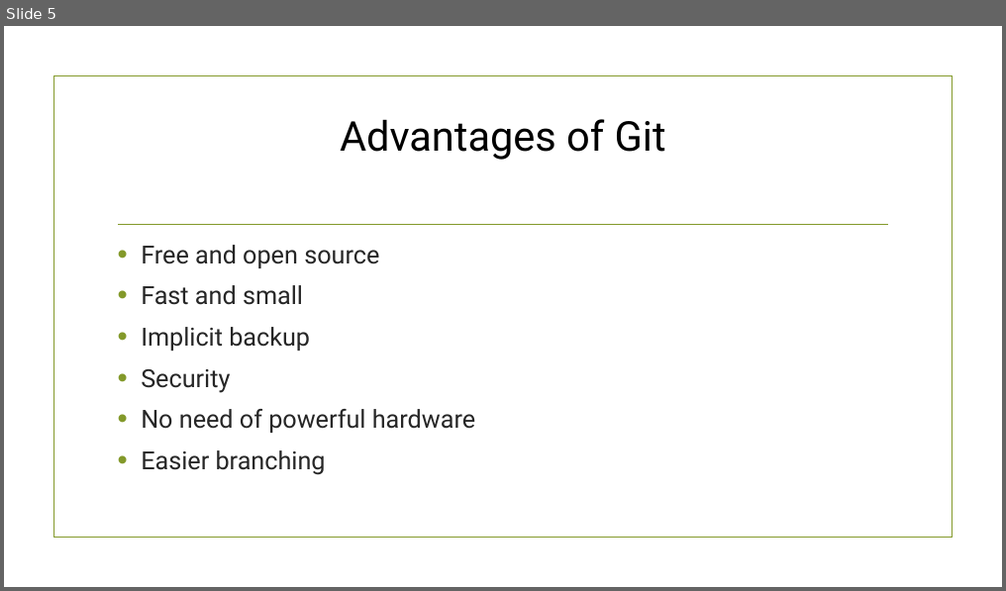
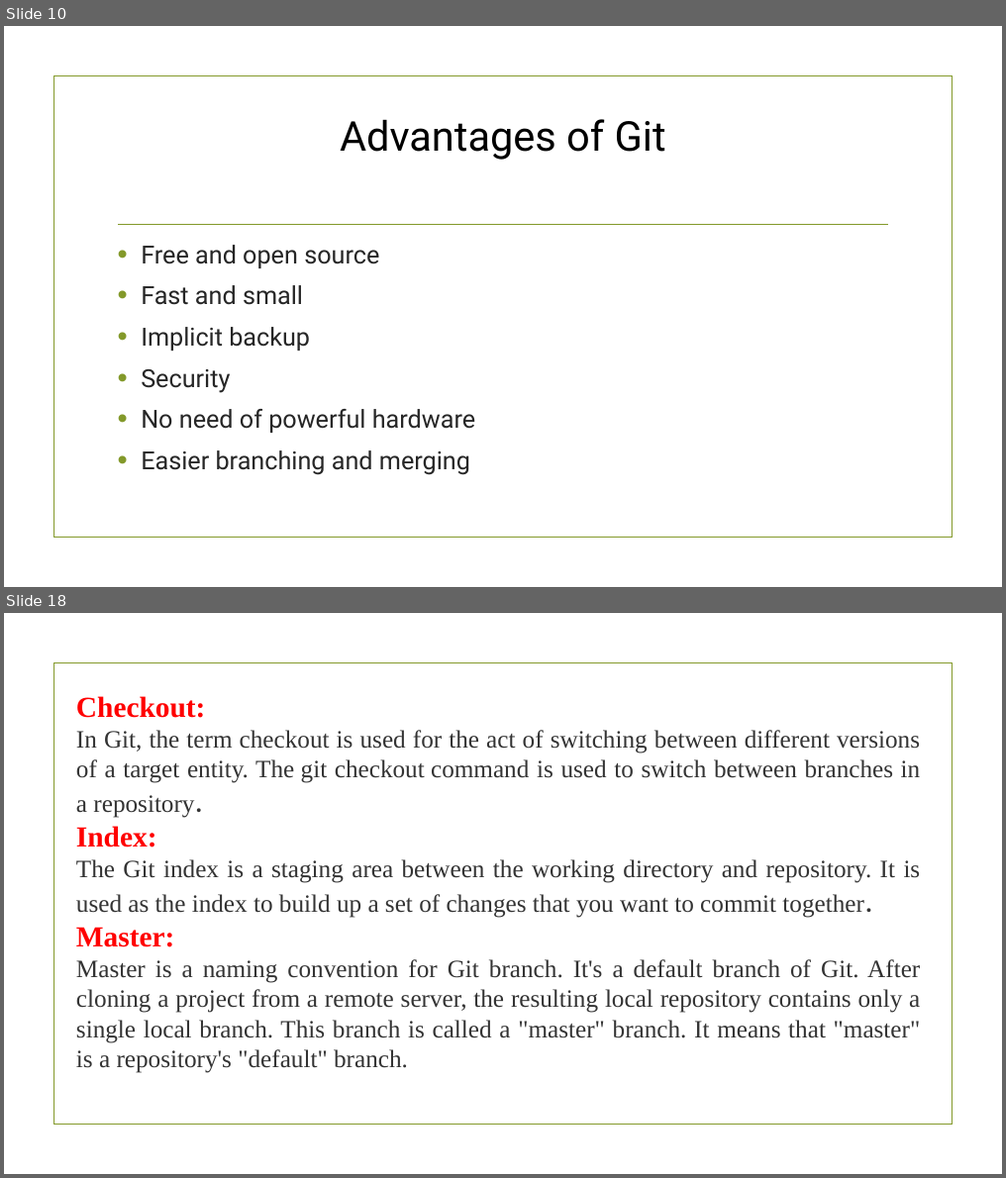
Before and after one commit to amishagupta-11/LearnGit, a slide deck: git.pptx. Shown one above the other, each under a label of ours: slide 5 before the commit, slides 10 and 18 after it; the slides between them are not shown. The pictures are 1006x591 and 1006x1178 pixels, drawn with LibreOffice and Linux fonts; fonts in the diff are those of the drawing; background and template pictures are left out. Boxes give left, top, right and bottom in pixels: in the first picture for what was removed or moved away, otherwise in the second. Text is boxed around its words. In the diff, an @@ line names an element or a change of style, - is before the commit and + after.

```diff
--- a/git.pptx
+++ b/git.pptx
@@ slide 18 added at (4, 613, 1002, 1174), background picture (left out); not listed: 1 template element that a slide beside it also shows @@
@@ text added at (76, 696, 921, 1073), 24 pt, text #333333 @@
+Checkout:
+In Git, the term checkout is used for the act of switching between different versions of a target entity. The git checkout command is used to switch between branches in a repository.
+Index:
+The Git index is a staging area between the working directory and repository. It is used as the index to build up a set of changes that you want to commit together.
+Master:
+Master is a naming convention for Git branch. It's a default branch of Git. After cloning a project from a remote server, the resulting local repository contains only a single local branch. This branch is called a "master" branch. It means that "master" is a repository's "default" branch.
@@ what was slide 5 is now slide 10 @@
@@ slide 10 changed as well @@
@@ text at (141, 451, 470, 475): text changed @@
-• Easier branching
+• Easier branching and merging
```
Also in this commit, not shown: 6 other slides changed, 33 other slides added.
